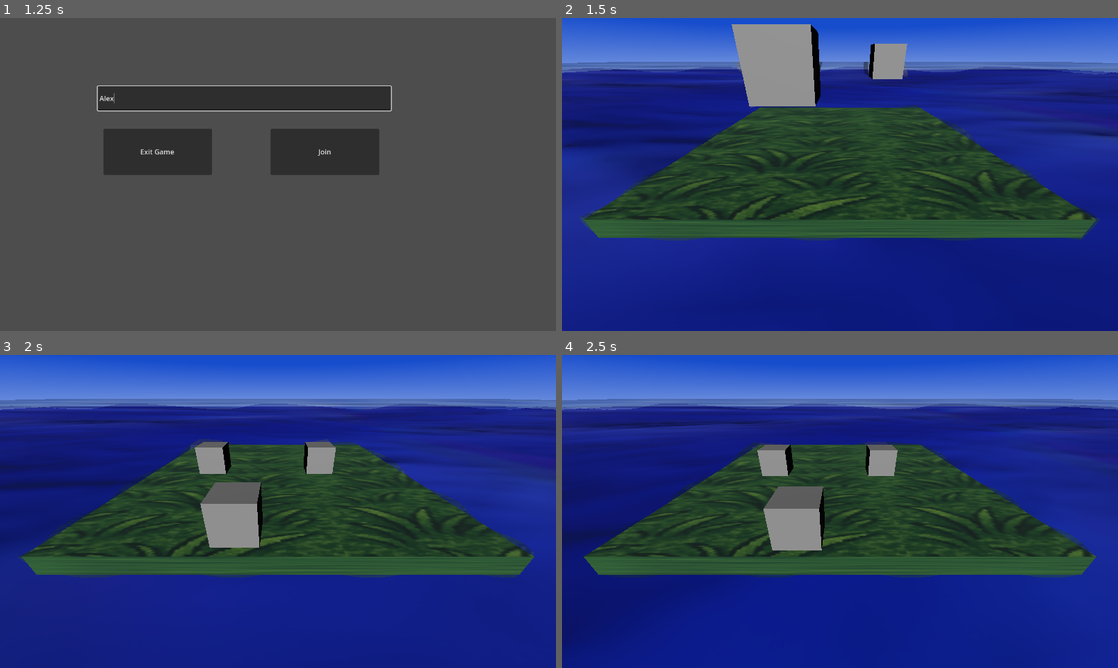
Above: before the commit, frames 1-4 (two rows, left to right).
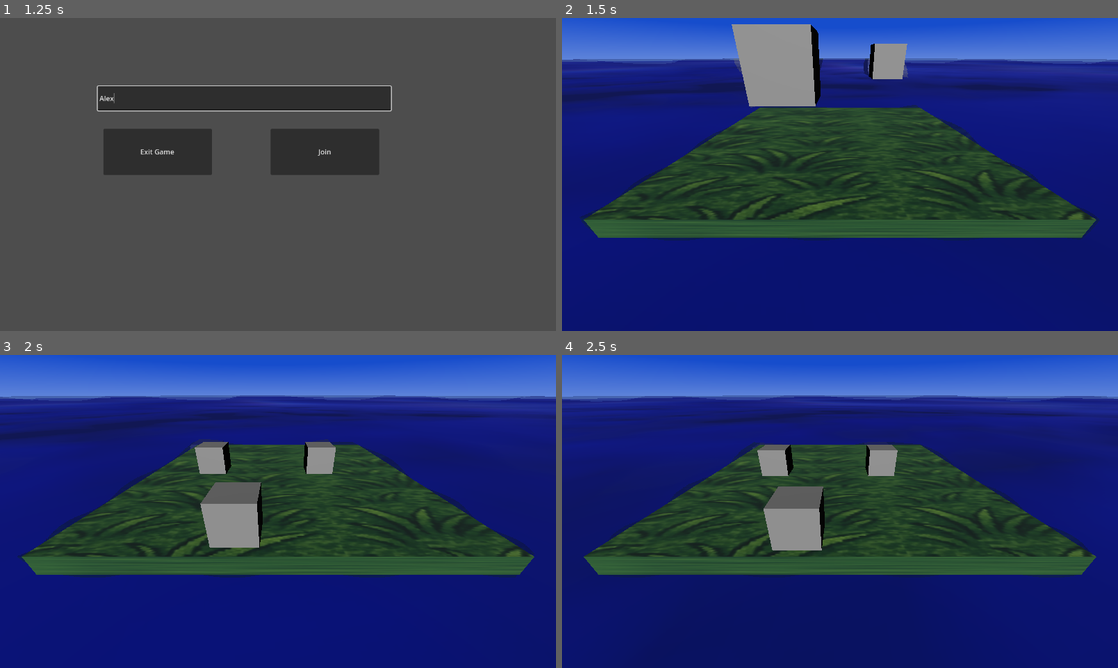
Above: after the commit, the same moments.

Repository: saltchicken/quest-godot
Game: Godot game, scene res://menus/main_menu.tscn
Two runs of this game, one before a commit and one after it. Both use one fixed random seed, a clock stepped at 60 frames per second and the inputs below.
Inputs (mouse positions are in pixels of both pictures, inside the frame that each line leads up to):
- Up to frame 1 (1.25 s): click (244, 99) at 0.52 s; type "Alex" at 0.6 s
- Up to frame 2 (1.5 s): click "Join" at 1.25 s
- Up to frame 3 (2 s): no input
- Up to frame 4 (2.5 s): move the mouse to (962, 495) at 2.02 s; hold D (right) from 2.03 s (still down); click (962, 495) at 2.1 s; tap Space (jump) at 2.27 s

Frame 1 is identical in both runs. In frame 2, 16% of the frame differs, in the area x 0-100%, y 12-88%; in frame 3, 13%; in frame 4, 36%, in the area x 0-100%, y 12-100%.

Commit message:
Make bedrock circle

Diff:
--- a/levels/Game.tscn
+++ b/levels/Game.tscn
@@ -1,10 +1,10 @@
-[gd_scene load_steps=23 format=3 uid="uid://bs7mo7ss2w0ft"]
+[gd_scene load_steps=18 format=3 uid="uid://bs7mo7ss2w0ft"]
 
 [ext_resource type="Script" uid="uid://bpwa18bghyk3n" path="res://levels/game.gd" id="1_18vqw"]
 [ext_resource type="Texture2D" uid="uid://d25ror1qy41nu" path="res://assets/assets_task_01jt9b9tjhfcjvrkbemkz2fbdm_1746218082_img_0.webp" id="2_sdsdh"]
-[ext_resource type="Shader" uid="uid://muxq8rmqvund" path="res://levels/water.gdshader" id="3_sdsdh"]
 [ext_resource type="Shader" uid="uid://dwodtjlo8xjot" path="res://shaders/sky.gdshader" id="4_15fg1"]
 [ext_resource type="PackedScene" uid="uid://c6y8d0hc3q5x6" path="res://test_box.tscn" id="5_sdsdh"]
+[ext_resource type="Material" uid="uid://cdcrh2idnslh" path="res://levels/water_surface.tres" id="6_15fg1"]
 [ext_resource type="Shader" uid="uid://b2e3eb32v05jj" path="res://levels/ocean_floor.gdshader" id="6_f2gsp"]
 
 [sub_resource type="BoxMesh" id="BoxMesh_ilcil"]
@@ -41,52 +41,26 @@
 properties/1/spawn = true
 properties/1/replication_mode = 1
 
-[sub_resource type="ShaderMaterial" id="ShaderMaterial_15fg1"]
+[sub_resource type="CylinderMesh" id="CylinderMesh_hvr8k"]
+material = ExtResource("6_15fg1")
+top_radius = 1000.0
+bottom_radius = 1000.0
+height = 0.2
+
+[sub_resource type="ShaderMaterial" id="ShaderMaterial_bw4lc"]
 render_priority = 0
 shader = ExtResource("6_f2gsp")
 shader_parameter/ocean_floor_color = Color(0.01, 0.2, 1, 1)
 
-[sub_resource type="BoxMesh" id="BoxMesh_pknt5"]
-material = SubResource("ShaderMaterial_15fg1")
-size = Vector3(1000, 1, 1000)
+[sub_resource type="CylinderMesh" id="CylinderMesh_brlgf"]
+material = SubResource("ShaderMaterial_bw4lc")
+top_radius = 1000.0
+bottom_radius = 1000.0
+height = 0.2
 
-[sub_resource type="BoxShape3D" id="BoxShape3D_8j2wk"]
-size = Vector3(1000, 3.70842, 1000)
-
-[sub_resource type="BoxMesh" id="BoxMesh_u44n3"]
-size = Vector3(1000, 0.5, 1000)
-
-[sub_resource type="FastNoiseLite" id="FastNoiseLite_f2gsp"]
-noise_type = 0
-fractal_type = 2
-fractal_weighted_strength = 1.0
-
-[sub_resource type="NoiseTexture2D" id="NoiseTexture2D_15fg1"]
-noise = SubResource("FastNoiseLite_f2gsp")
-
-[sub_resource type="FastNoiseLite" id="FastNoiseLite_sdsdh"]
-fractal_type = 2
-
-[sub_resource type="NoiseTexture2D" id="NoiseTexture2D_f2gsp"]
-seamless = true
-as_normal_map = true
-noise = SubResource("FastNoiseLite_sdsdh")
-
-[sub_resource type="ShaderMaterial" id="ShaderMaterial_t88pq"]
-render_priority = 0
-shader = ExtResource("3_sdsdh")
-shader_parameter/water_color = Color(0, 0, 0, 1)
-shader_parameter/uv_scale = 2.0
-shader_parameter/time_scale = 2.0
-shader_parameter/water_normal_noise = SubResource("NoiseTexture2D_f2gsp")
-shader_parameter/normal = 0.5
-shader_parameter/roughness = 0.25
-shader_parameter/sun_highlights = SubResource("NoiseTexture2D_15fg1")
-shader_parameter/color_ratio = 0.5
-shader_parameter/abberation_r = Vector2(0.005, 0)
-shader_parameter/abberation_g = Vector2(0, 0)
-shader_parameter/abberation_b = Vector2(-0.005, 0)
-shader_parameter/highlights_time_scale = 0.016
+[sub_resource type="CylinderShape3D" id="CylinderShape3D_ujbcn"]
+height = 0.2
+radius = 1000.0
 
 [node name="Game" type="Node3D"]
 script = ExtResource("1_18vqw")
@@ -137,19 +111,18 @@
 [node name="Spells" type="Node" parent="."]
 unique_name_in_owner = true
 
+[node name="WaterSurface" type="MeshInstance3D" parent="."]
+transform = Transform3D(1, 0, 0, 0, 1, 0, 0, 0, 1, 0, -3.55888, 0)
+mesh = SubResource("CylinderMesh_hvr8k")
+skeleton = NodePath("")
+
 [node name="Lava" type="StaticBody3D" parent="."]
-transform = Transform3D(1, 0, 0, 0, 1, 0, 0, 0, 1, 0, -59.2506, 0)
+transform = Transform3D(1, 0, 0, 0, 1, 0, 0, 0, 1, 0, -9.31398, 0)
+metadata/_edit_group_ = true
 
 [node name="MeshInstance3D" type="MeshInstance3D" parent="Lava"]
-transform = Transform3D(1, 0, 0, 0, 1, 0, 0, 0, 1, 0, 36.9174, 0)
-mesh = SubResource("BoxMesh_pknt5")
+mesh = SubResource("CylinderMesh_brlgf")
 
 [node name="CollisionShape3D" type="CollisionShape3D" parent="Lava"]
-transform = Transform3D(1, 0, 0, 0, 1, 0, 0, 0, 1, 0, 37.703, 0)
-shape = SubResource("BoxShape3D_8j2wk")
-
-[node name="WaterSurface" type="MeshInstance3D" parent="."]
-transform = Transform3D(1, 0, 0, 0, 1, 0, 0, 0, 1, 0, -7.31203, 0)
-mesh = SubResource("BoxMesh_u44n3")
-skeleton = NodePath("")
-surface_material_override/0 = SubResource("ShaderMaterial_t88pq")
+transform = Transform3D(1, 0, 0, 0, 1, 0, 0, 0, 1, 0, -0.00670147, 0)
+shape = SubResource("CylinderShape3D_ujbcn")
--- /dev/null
+++ b/levels/water_surface.tres
@@ -0,0 +1,35 @@
+[gd_resource type="ShaderMaterial" load_steps=6 format=3 uid="uid://cdcrh2idnslh"]
+
+[ext_resource type="Shader" uid="uid://muxq8rmqvund" path="res://levels/water.gdshader" id="1_iabrc"]
+
+[sub_resource type="FastNoiseLite" id="FastNoiseLite_f2gsp"]
+noise_type = 0
+fractal_type = 2
+fractal_weighted_strength = 1.0
+
+[sub_resource type="NoiseTexture2D" id="NoiseTexture2D_15fg1"]
+noise = SubResource("FastNoiseLite_f2gsp")
+
+[sub_resource type="FastNoiseLite" id="FastNoiseLite_sdsdh"]
+fractal_type = 2
+
+[sub_resource type="NoiseTexture2D" id="NoiseTexture2D_f2gsp"]
+seamless = true
+as_normal_map = true
+noise = SubResource("FastNoiseLite_sdsdh")
+
+[resource]
+render_priority = 0
+shader = ExtResource("1_iabrc")
+shader_parameter/water_color = Color(0, 0, 0, 1)
+shader_parameter/uv_scale = 2.0
+shader_parameter/time_scale = 2.0
+shader_parameter/water_normal_noise = SubResource("NoiseTexture2D_f2gsp")
+shader_parameter/normal = 0.5
+shader_parameter/roughness = 0.25
+shader_parameter/sun_highlights = SubResource("NoiseTexture2D_15fg1")
+shader_parameter/color_ratio = 0.5
+shader_parameter/abberation_r = Vector2(0.005, 0)
+shader_parameter/abberation_g = Vector2(0, 0)
+shader_parameter/abberation_b = Vector2(-0.005, 0)
+shader_parameter/highlights_time_scale = 0.016
